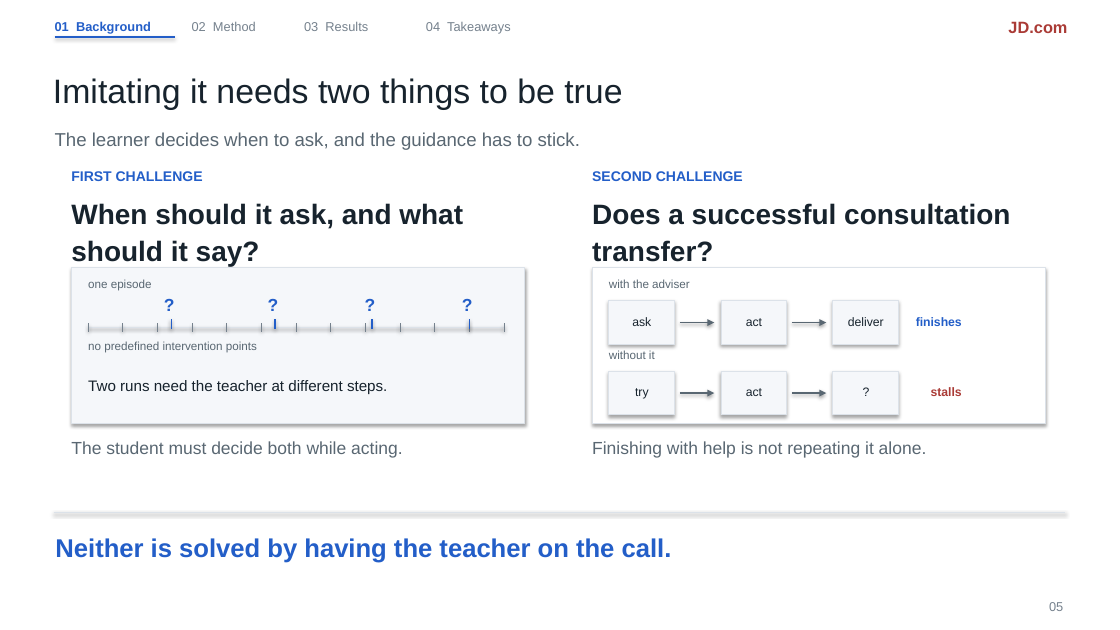
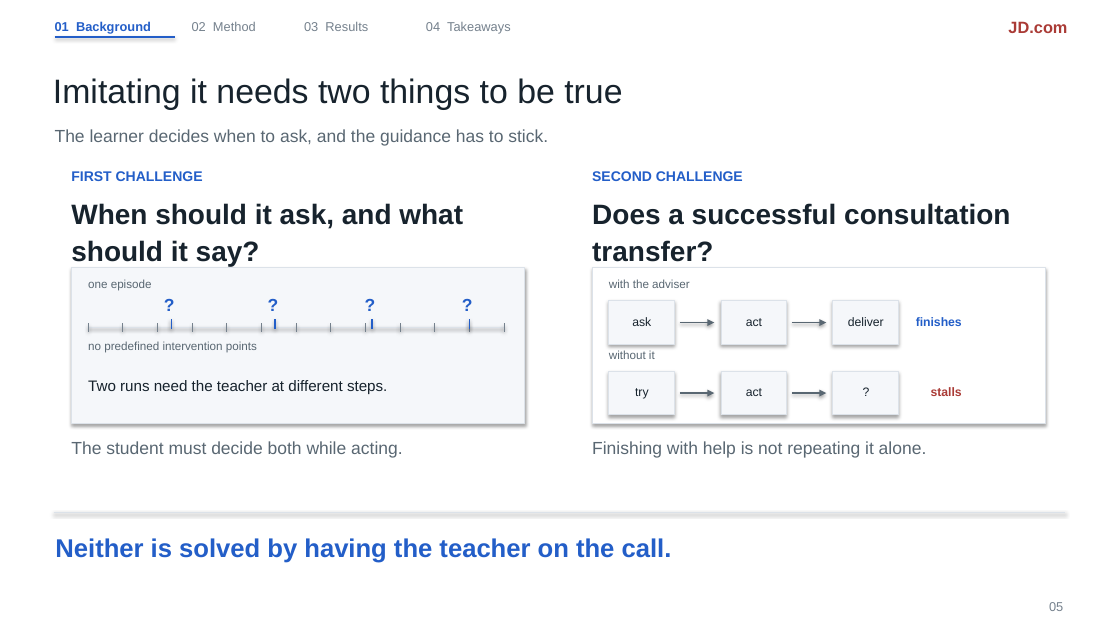
Before and after one commit to liruiluo/communicative-opsd, a slide deck: slide 5 of assets/slides/copd-slides.pptx. Drawn at 1120x630 pixels with LibreOffice and Linux fonts; fonts in the diff are those of the drawing. Boxes give left, top, right and bottom in pixels: in the first picture for what was removed or moved away, otherwise in the second. Text is boxed around its words. In the diff, an @@ line names an element or a change of style, - is before the commit and + after.

```diff
--- a/assets/slides/copd-slides.pptx
+++ b/assets/slides/copd-slides.pptx
@@ text "The learner decides when to ..." at bbox=[55, 129, 548, 146]: size 16 to 15 pt @@
```
Also in this commit, not shown: 11 other slides changed, 1 other file.
